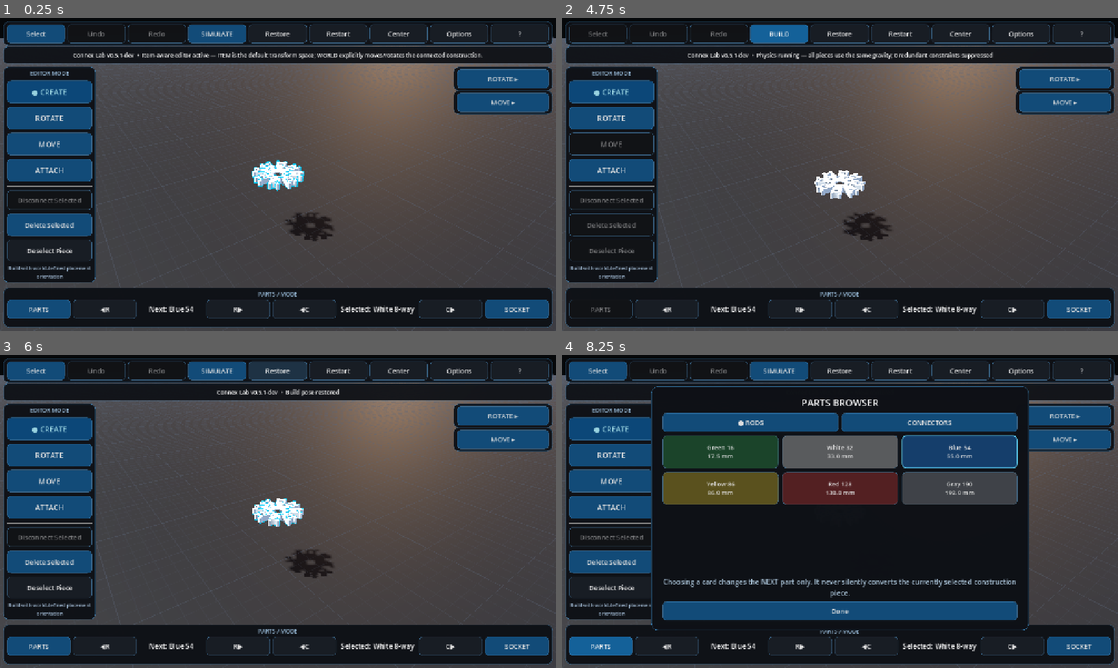
Above: before the commit, frames 1-4 (two rows, left to right).
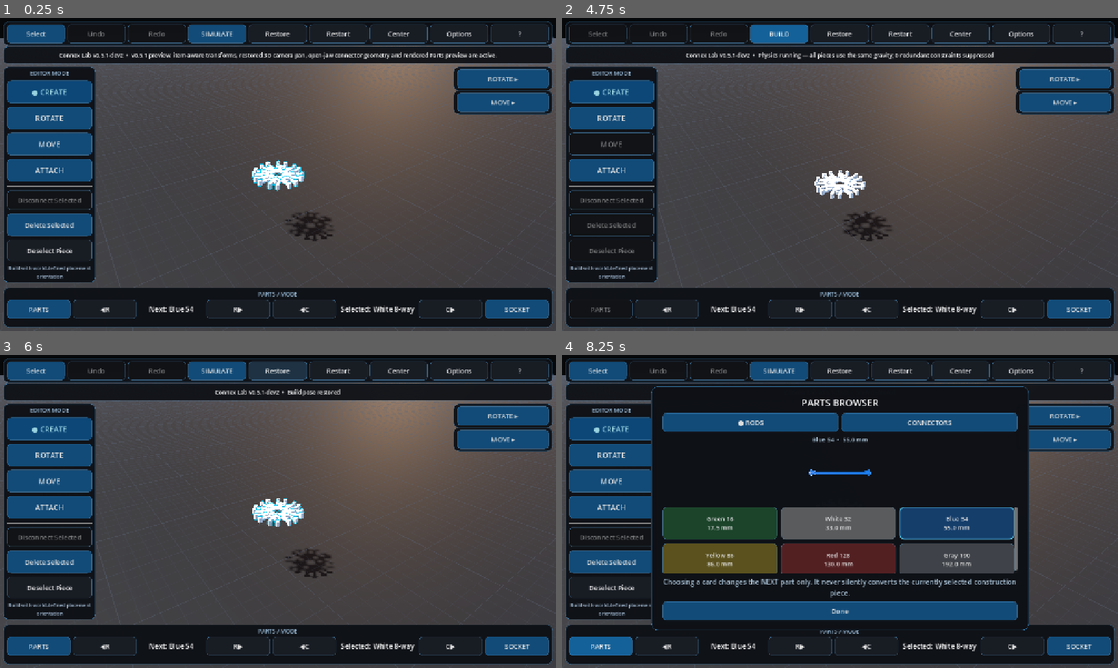
Above: after the commit, the same moments.

Repository: pixel375/connex
Game: Godot game, scene res://Main.tscn
Same seed, same stepped clock (60 frames per second), same inputs: the game is played once before the commit and once after it.
Inputs:
- Up to frame 1 (0.25 s): no input
- Up to frame 2 (4.75 s): click "Restart" at 0.5 s; click "Restart" at 1.25 s; click "Restart" at 2 s; click "Select" at 2.75 s; click "SELECT…" at 3.5 s; click "SIMULATE" at 4.25 s
- Up to frame 3 (6 s): click "BUILD" at 5 s; click "Restore" at 5.75 s
- Up to frame 4 (8.25 s): click "Center" at 6.5 s; click "?" at 7.25 s; click "PARTS" at 8 s

The runs differ from the first frame. In frame 1, 1.3% of the frame differs, in the area x 10-90%, y 10-71%; in frame 2, 0.9%; in frame 3, 0.6%; in frame 4, 26%, in the area x 18-82%, y 25-70%.

Commit message:
chore: load v0.5.1 visual and input layer

Diff:
--- a/Main.tscn
+++ b/Main.tscn
@@ -1,7 +1,7 @@
 [gd_scene load_steps=2 format=3]
 
 ; v0.5.0 base implementation: res://scripts/main_v050.gd
-[ext_resource type="Script" path="res://scripts/main_v051.gd" id="1_main"]
+[ext_resource type="Script" path="res://scripts/main_v052.gd" id="1_main"]
 
 [node name="Main" type="Node3D"]
 script = ExtResource("1_main")
